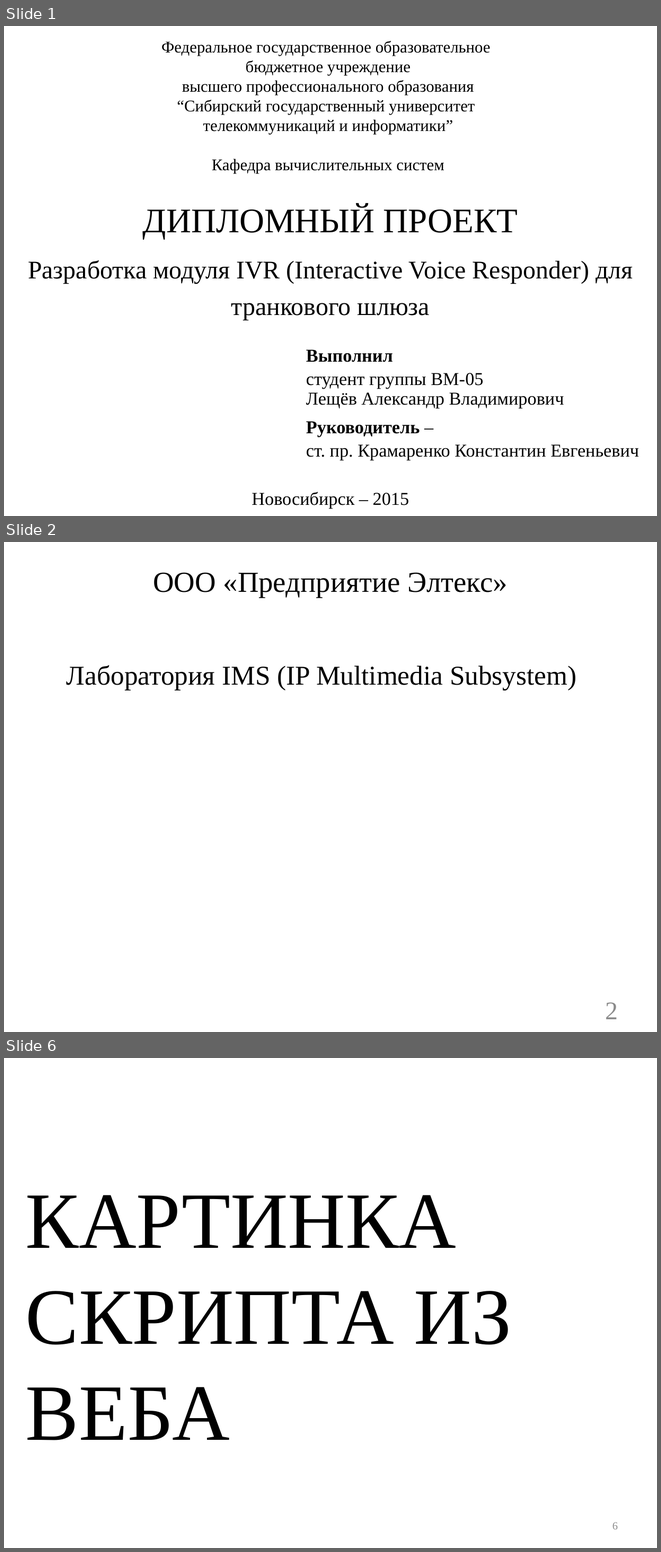
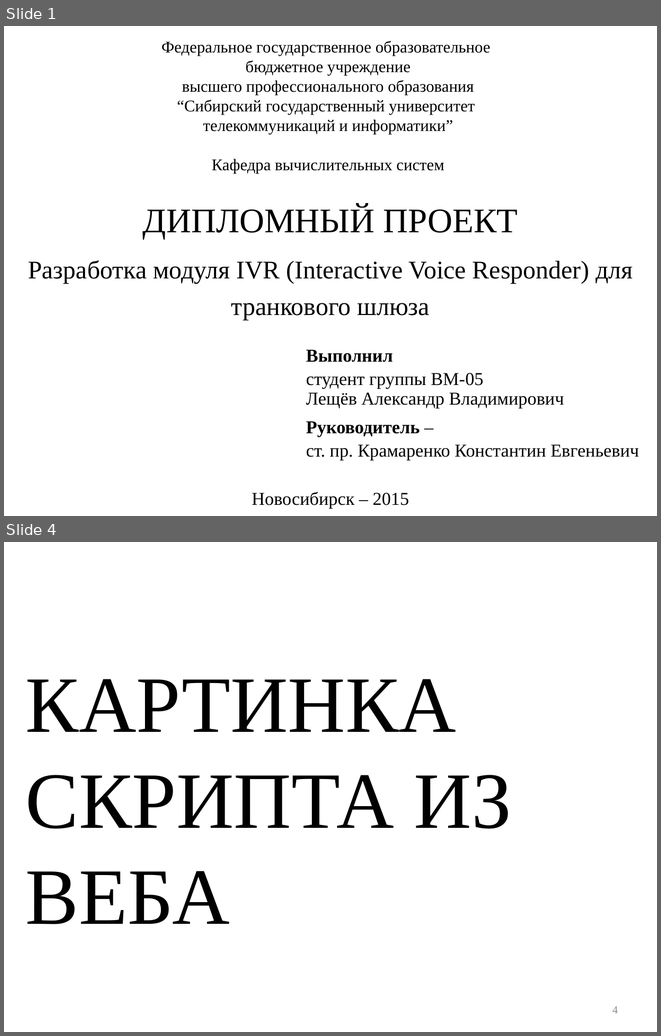
Before and after one commit to ALeschev/tunel, a slide deck: sibsutis/2015/dpl/diploma_submission/diploma_submission_pptx.pptx. Shown one above the other, each under a label of ours: slides 1, 2 and 6 before the commit, slides 1 and 4 after it; the slides between them are not shown. The pictures are 661x1552 and 661x1036 pixels, drawn with LibreOffice and Linux fonts; fonts in the diff are those of the drawing; background and template pictures are left out. Boxes give left, top, right and bottom in pixels: in the first picture for what was removed or moved away, otherwise in the second. Text is boxed around its words. In the diff, an @@ line names an element or a change of style, - is before the commit and + after.

```diff
--- a/sibsutis/2015/dpl/diploma_submission/diploma_submission_pptx.pptx
+++ b/sibsutis/2015/dpl/diploma_submission/diploma_submission_pptx.pptx
@@ slide 2 removed at [4,542,657,1032], background #FFFFFF @@
@@ title removed at [153,572,508,598] @@
-ООО «Предприятие Элтекс»
@@ text removed at [67,665,576,690] @@
-Лаборатория IMS (IP Multimedia Subsystem)
@@ page number removed at [605,1002,618,1019] @@
-2
@@ what was slide 6 is now slide 4 @@
@@ page number at [612,1006,618,1013]: text changed @@
-6
+4
```
Also in this commit, not shown: 3 slides added, 5 other slides removed, 13 other files.
